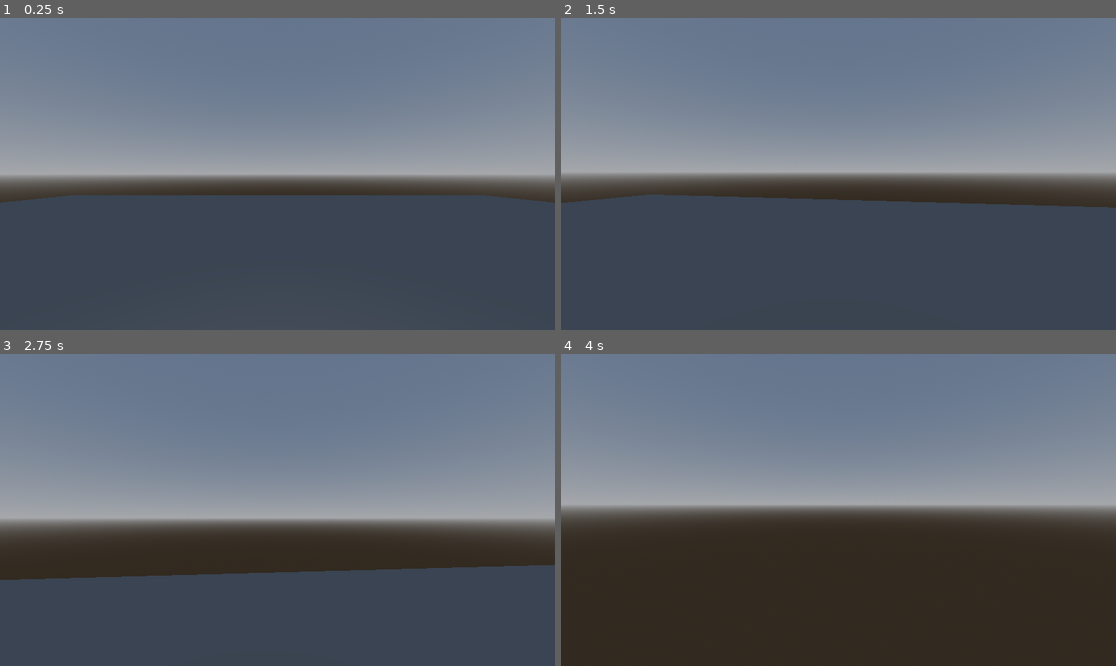
Above: before the commit, frames 1-4 (two rows, left to right).
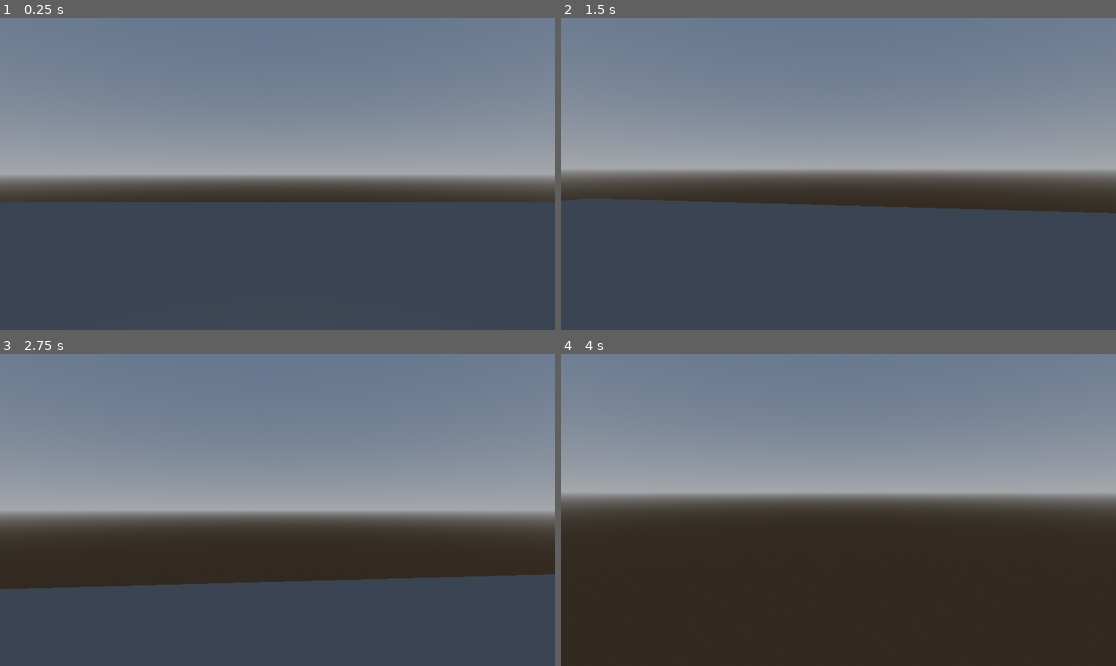
Above: after the commit, the same moments.

Repository: azubirif/project-fraus
Game: Godot game, scene res://test.tscn
Same seed, same stepped clock (60 frames per second), same inputs: the game is played once before the commit and once after it.
Inputs (mouse positions are in pixels of both pictures, inside the frame that each line leads up to):
- Up to frame 1 (0.25 s): no input
- Up to frame 2 (1.5 s): tap Enter (ui_accept) at 0.5, 0.77 s; move the mouse to (866, 174) at 0.52 s; hold W (move_forward) from 0.53 s (still down); move the mouse to (810, 174) at 1.27 s
- Up to frame 3 (2.75 s): keep holding W (move_forward); tap Enter (ui_accept) at 1.52 s; move the mouse to (288, 503) at 2.02 s
- Up to frame 4 (4 s): keep holding W (move_forward); move the mouse to (832, 516) at 2.77 s; tap Enter (ui_accept) at 3.02, 3.77 s; move the mouse to (877, 513) at 3.52 s

The runs differ from the first frame. In frame 1, 1.9% of the frame differs, in the area x 1-99%, y 56-60%; in frame 2, 2.9%; in frame 3, 7.3%, in the area x 0-100%, y 50-76%; in frame 4, 6.6%.

Commit message:
cambiado cámara

Diff:
--- a/src/scripts/player_controller.gd
+++ b/src/scripts/player_controller.gd
@@ -18,6 +18,7 @@
 	if event is InputEventMouseMotion:
 		rotate_y(-deg_to_rad(event.relative.x * mouse_sens))
 		head.rotate_x(-deg_to_rad(event.relative.y * mouse_sens))
+		head.rotation.x = clamp(head.rotation.x, deg_to_rad(-50), deg_to_rad(0))
 
 func _physics_process(delta: float) -> void:
 	_handle_player_movement(delta)
--- a/src/test.tscn
+++ b/src/test.tscn
@@ -28,6 +28,14 @@
 transform = Transform3D(35.28751, 0, 0, 0, 0.43929368, 0, 0, 0, 35.28751, 0, -0.5, 0)
 use_collision = true
 
+[node name="CSGBox3D2" type="CSGBox3D" parent="stage"]
+transform = Transform3D(1, 0, 0, 0, 6.3347583, 0, 0, 0, 13.783962, 8.683643, 2.738545, 7.375381)
+use_collision = true
+
+[node name="CSGBox3D3" type="CSGBox3D" parent="stage"]
+transform = Transform3D(-4.371139e-08, 0, 13.783962, 0, 6.3347583, 0, -1, 0, -6.0251614e-07, 1.9371643, 2.738545, 14.4557705)
+use_collision = true
+
 [node name="CharacterBody3D" type="CharacterBody3D" parent="."]
 transform = Transform3D(1, 0, 0, 0, 1, 0, 0, 0, 1, 0, 0.9254341, 0)
 script = ExtResource("1_37kl0")
@@ -39,3 +47,4 @@
 transform = Transform3D(1, 0, 0, 0, 1, 0, 0, 0, 1, 0, 0.8226113, 0)
 
 [node name="Camera3D" type="Camera3D" parent="CharacterBody3D/head"]
+fov = 60.0
